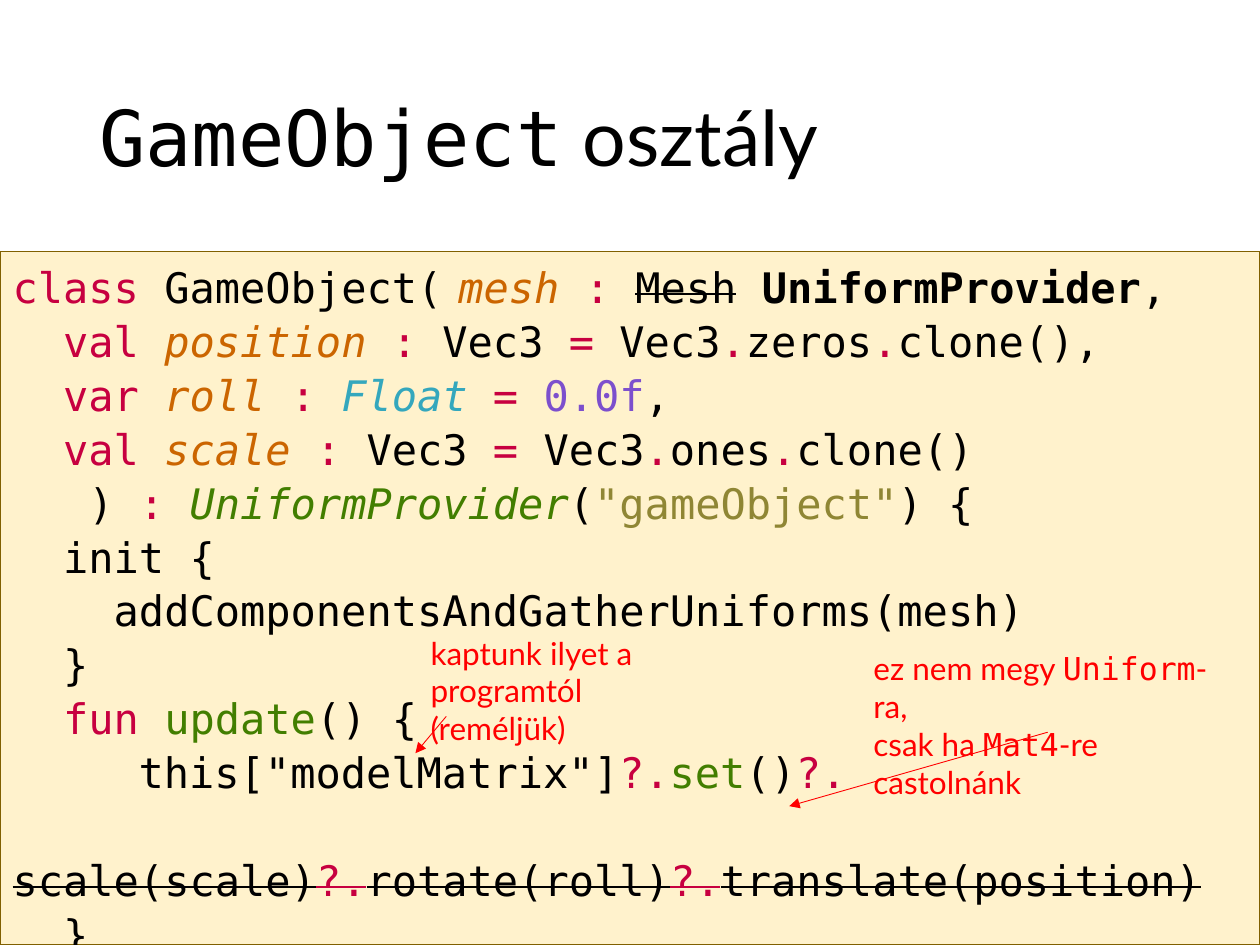
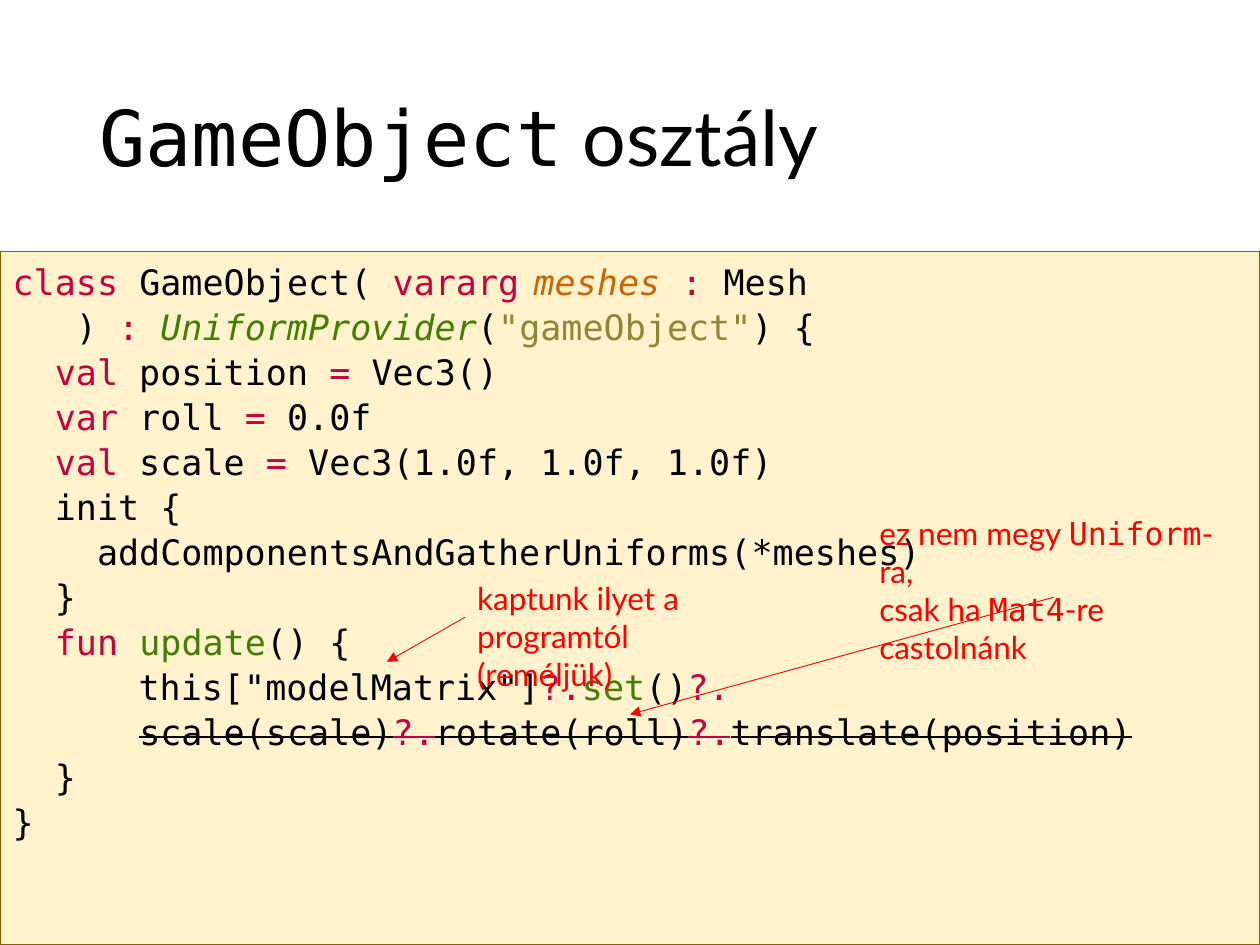
Before and after one commit to szecsi/kogfactory, a slide deck: slide 86 of projects/kog.3gr.020-gom/3gre050_gom-kotlin.pptx. Drawn at 1260x945 pixels with LibreOffice and Linux fonts; fonts in the diff are those of the drawing. Boxes give left, top, right and bottom in pixels: in the first picture for what was removed or moved away, otherwise in the second. Text is boxed around its words. In the diff, an @@ line names an element or a change of style, - is before the commit and + after.

```diff
--- a/projects/kog.3gr.020-gom/3gre050_gom-kotlin.pptx
+++ b/projects/kog.3gr.020-gom/3gre050_gom-kotlin.pptx
@@ text at [13, 268, 808, 303]: text changed; size 24 to 20 pt @@
-class GameObject( mesh : Mesh UniformProvider,
-val position : Vec3 = Vec3.zeros.clone(),
-var roll : Float = 0.0f,
-val scale : Vec3 = Vec3.ones.clone()
+class GameObject( vararg meshes : Mesh
@@ text at [55, 313, 1131, 753]: size 24 to 20 pt in ") : UniformProvider("gameObject") {", "init {", "}", "fun update() {" and 4 more places @@
@@ text at [55, 358, 772, 480]: paragraphs added @@
+val position = Vec3()
+var roll = 0.0f
+val scale = Vec3(1.0f, 1.0f, 1.0f)
@@ text "ez nem megy Uniform-ra,": place and size @@
-text "ez nem megy Uniform-ra," at [873, 656, 1207, 795]
+text "ez nem megy Uniform-ra," at [879, 521, 1213, 660]
@@ text at [97, 537, 920, 573]: text changed; size 24 to 20 pt @@
-addComponentsAndGatherUniforms(mesh)
+addComponentsAndGatherUniforms(*meshes)
@@ text "kaptunk ilyet a programtól": place and size @@
-text "kaptunk ilyet a programtól" at [431, 641, 633, 746]
+text "kaptunk ilyet a programtól" at [477, 586, 679, 692]
@@ arrow moved from (1048, 732) - (789, 806) to (1053, 597) - (630, 714) @@
@@ arrow moved from (446, 717) - (416, 753) to (465, 617) - (387, 662) @@
```
Also in this commit, not shown: 4 other slides changed, 21 other files.
